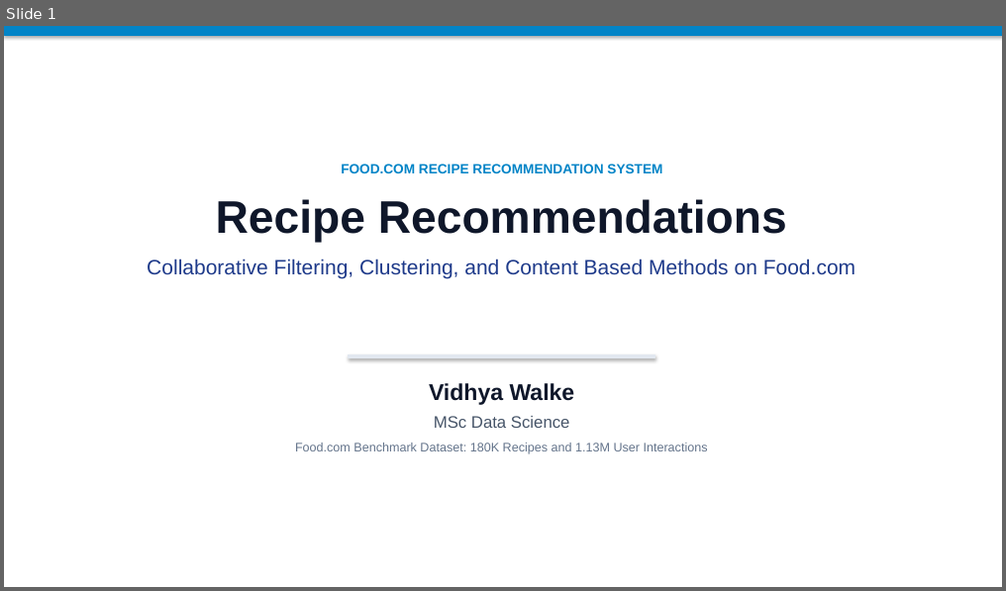
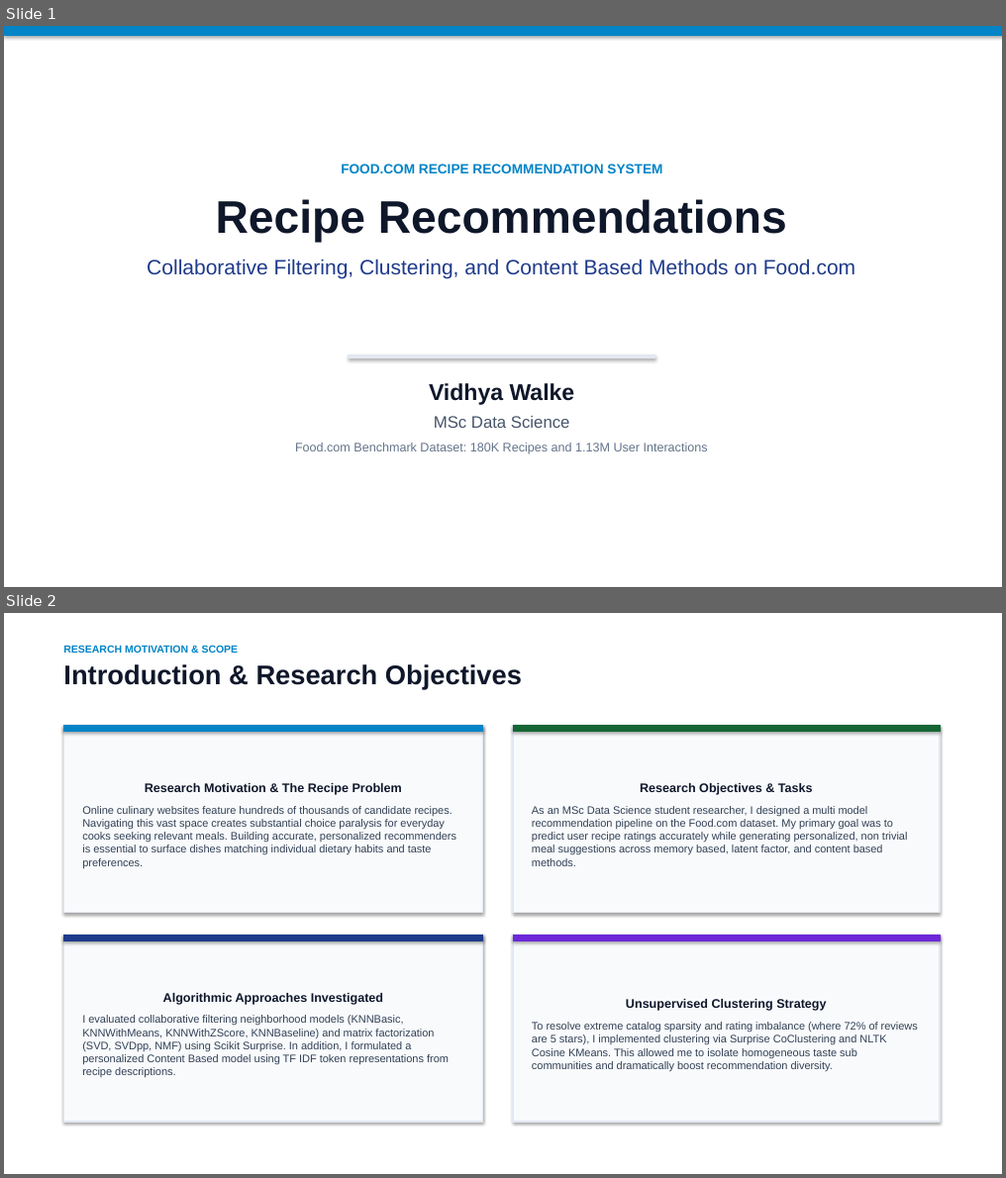
Before and after one commit to vidhyawalke/Recipe-Recommender-System, a slide deck: Recipe_Recommender_Presentation.pptx. Shown one above the other, each under a label of ours: slide 1 before the commit, slides 1 and 2 after it. The pictures are 1006x591 and 1006x1178 pixels, drawn with LibreOffice and Linux fonts; fonts in the diff are those of the drawing. Boxes give left, top, right and bottom in pixels: in the first picture for what was removed or moved away, otherwise in the second. Text is boxed around its words. In the diff, an @@ line names an element or a change of style, - is before the commit and + after.

```diff
--- a/Recipe_Recommender_Presentation.pptx
+++ b/Recipe_Recommender_Presentation.pptx
@@ slide 2 added at bbox=[4, 613, 1002, 1174], background #FFFFFF @@
@@ rectangle added at bbox=[4, 613, 1002, 1174], fill #FFFFFF, outline #FFFFFF 0.75 pt @@
@@ text added at bbox=[63, 645, 522, 689], 26 pt, text #0F172A, bold @@
+RESEARCH MOTIVATION & SCOPE
+Introduction & Research Objectives
@@ rectangle added at bbox=[63, 725, 483, 912], fill #F8FAFC, outline #E2E8F0 1.2 pt, 10.5 pt, text #334155 @@
+Research Motivation & The Recipe Problem
+Online culinary websites feature hundreds of thousands of candidate recipes. Navigating this vast space creates substantial choice paralysis for everyday cooks seeking relevant meals. Building accurate, personalized recommenders is essential to surface dishes matching individual dietary habits and taste preferences.
@@ rectangle added at bbox=[63, 725, 483, 731], fill #0284C7, outline #0284C7 0.75 pt @@
@@ rectangle added at bbox=[513, 725, 940, 912], fill #F8FAFC, outline #E2E8F0 1.2 pt, 10.5 pt, text #334155 @@
+Research Objectives & Tasks
+As an MSc Data Science student researcher, I designed a multi model recommendation pipeline on the Food.com dataset. My primary goal was to predict user recipe ratings accurately while generating personalized, non trivial meal suggestions across memory based, latent factor, and content based methods.
@@ rectangle added at bbox=[513, 725, 940, 731], fill #166534, outline #166534 0.75 pt @@
@@ rectangle added at bbox=[63, 935, 483, 1122], fill #F8FAFC, outline #E2E8F0 1.2 pt, 10.5 pt, text #334155 @@
+Algorithmic Approaches Investigated
+I evaluated collaborative filtering neighborhood models (KNNBasic, KNNWithMeans, KNNWithZScore, KNNBaseline) and matrix factorization (SVD, SVDpp, NMF) using Scikit Surprise. In addition, I formulated a personalized Content Based model using TF IDF token representations from recipe descriptions.
@@ rectangle added at bbox=[63, 935, 483, 941], fill #1E3A8A, outline #1E3A8A 0.75 pt @@
@@ rectangle added at bbox=[513, 935, 940, 1122], fill #F8FAFC, outline #E2E8F0 1.2 pt, 10.5 pt, text #334155 @@
+Unsupervised Clustering Strategy
+To resolve extreme catalog sparsity and rating imbalance (where 72% of reviews are 5 stars), I implemented clustering via Surprise CoClustering and NLTK Cosine KMeans. This allowed me to isolate homogeneous taste sub communities and dramatically boost recommendation diversity.
@@ rectangle added at bbox=[513, 935, 940, 941], fill #6D28D9, outline #6D28D9 0.75 pt @@
```
Also in this commit, not shown: 6 slides changed, 2 other slides added, 2 slides removed, 2 other files.
